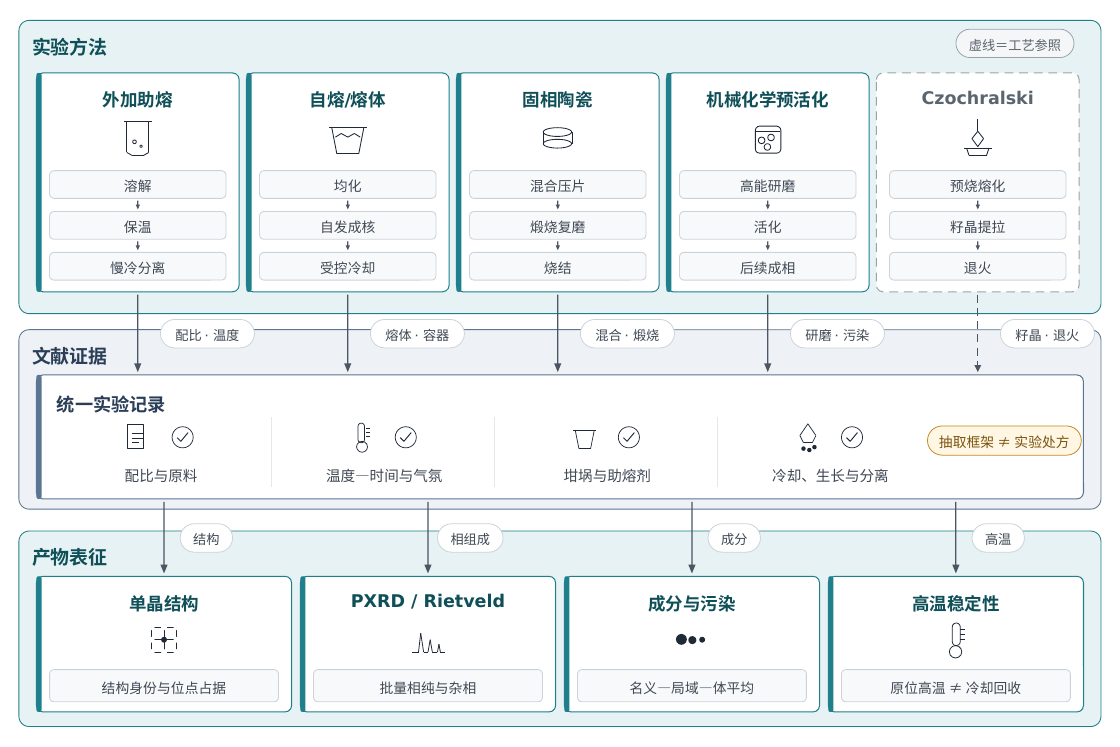
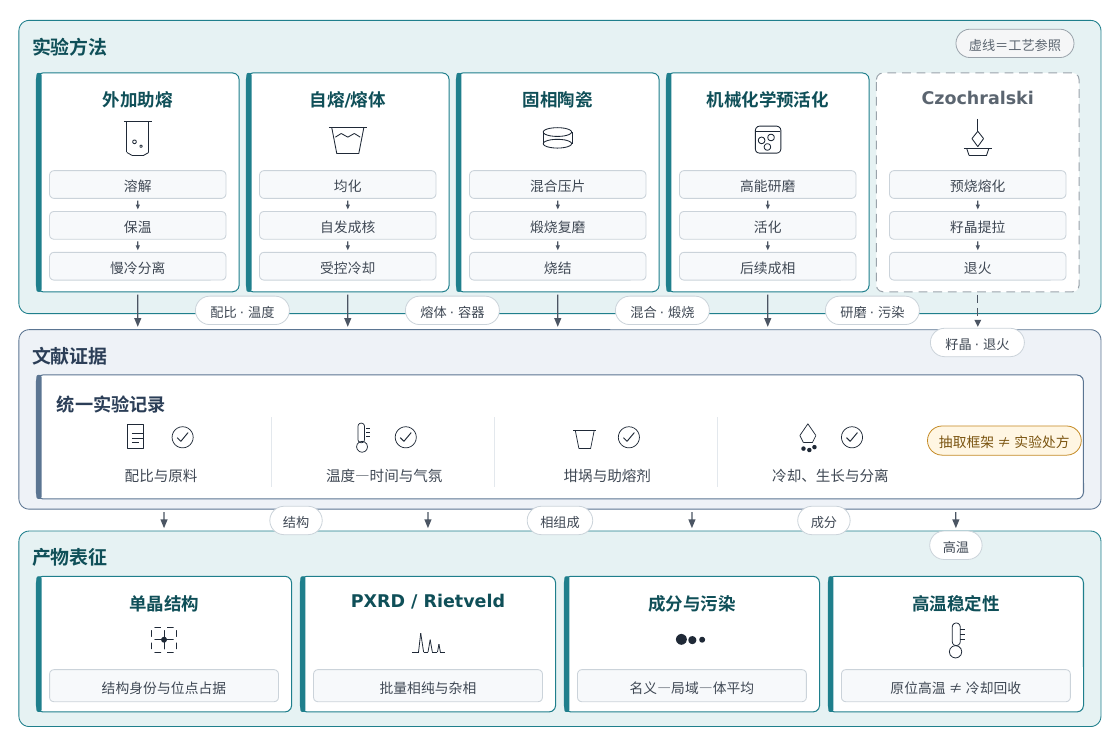
Before and after one commit to asimfish/goai-dashboard, a slide deck: slide 1 of media/figstudio/fig02_route_matrix/fig02_route_variable_matrix_editable.pptx. Drawn at 1120x747 pixels with LibreOffice and Linux fonts; fonts in the diff are those of the drawing. Boxes give left, top, right and bottom in pixels: in the first picture for what was removed or moved away, otherwise in the second. Text is boxed around its words. In the diff, an @@ line names an element or a change of style, - is before the commit and + after.

```diff
--- a/media/figstudio/fig02_route_matrix/fig02_route_variable_matrix_editable.pptx
+++ b/media/figstudio/fig02_route_matrix/fig02_route_variable_matrix_editable.pptx
@@ freeform shape: place and size @@
-freeform shape at [134, 295, 142, 372]
+freeform shape at [134, 295, 142, 327]
@@ freeform shape: place and size @@
-freeform shape at [344, 295, 352, 372]
+freeform shape at [344, 295, 352, 327]
@@ freeform shape: place and size @@
-freeform shape at [555, 295, 562, 372]
+freeform shape at [555, 295, 562, 327]
@@ freeform shape: place and size @@
-freeform shape at [765, 295, 772, 372]
+freeform shape at [765, 295, 772, 327]
@@ 4 texts, 4 rounded rectangles: place and size @@
-4 texts, 4 rounded rectangles at [160, 319, 885, 348]
+4 texts, 4 rounded rectangles at [196, 296, 920, 324]
@@ arrow moved from (978, 295) - (978, 372) to (978, 295) - (978, 327) @@
@@ rounded rectangle: place and size @@
-rounded rectangle at [1001, 319, 1095, 348]
+rounded rectangle at [931, 329, 1025, 357]
@@ text "籽晶 · 退火": place and size @@
-text "籽晶 · 退火" at [1015, 329, 1079, 341]
+text "籽晶 · 退火" at [945, 338, 1009, 350]
@@ 3 texts: place and size @@
-3 texts at [193, 533, 747, 545]
+3 texts at [283, 516, 837, 528]
@@ 3 rounded rectangles: place and size @@
-3 rounded rectangles at [180, 523, 760, 552]
+3 rounded rectangles at [270, 506, 850, 534]
@@ freeform shape: place and size @@
-freeform shape at [160, 502, 168, 573]
+freeform shape at [160, 512, 168, 528]
@@ freeform shape: place and size @@
-freeform shape at [424, 502, 432, 573]
+freeform shape at [424, 512, 432, 528]
@@ freeform shape: place and size @@
-freeform shape at [688, 502, 696, 573]
+freeform shape at [688, 512, 696, 528]
@@ rounded rectangle: place and size @@
-rounded rectangle at [972, 523, 1024, 552]
+rounded rectangle at [930, 531, 982, 560]
@@ text "高温": place and size @@
-text "高温" at [985, 533, 1011, 545]
+text "高温" at [943, 541, 969, 553]
@@ freeform shape: place and size @@
-freeform shape at [953, 502, 960, 573]
+freeform shape at [953, 512, 960, 528]
```
Also in this commit, not shown: 55 other files.
